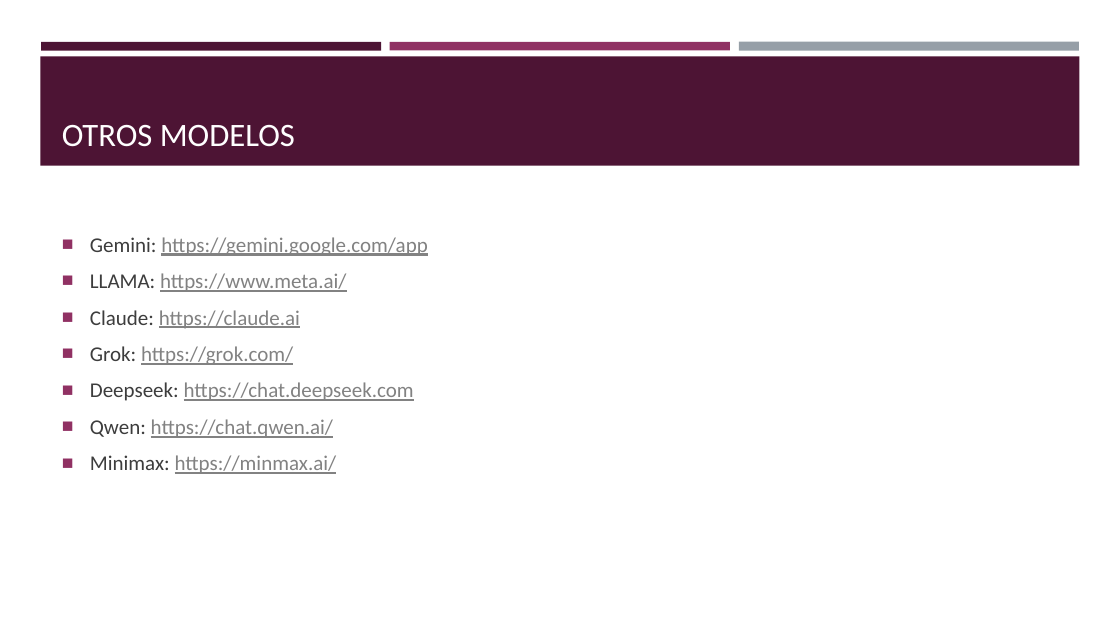
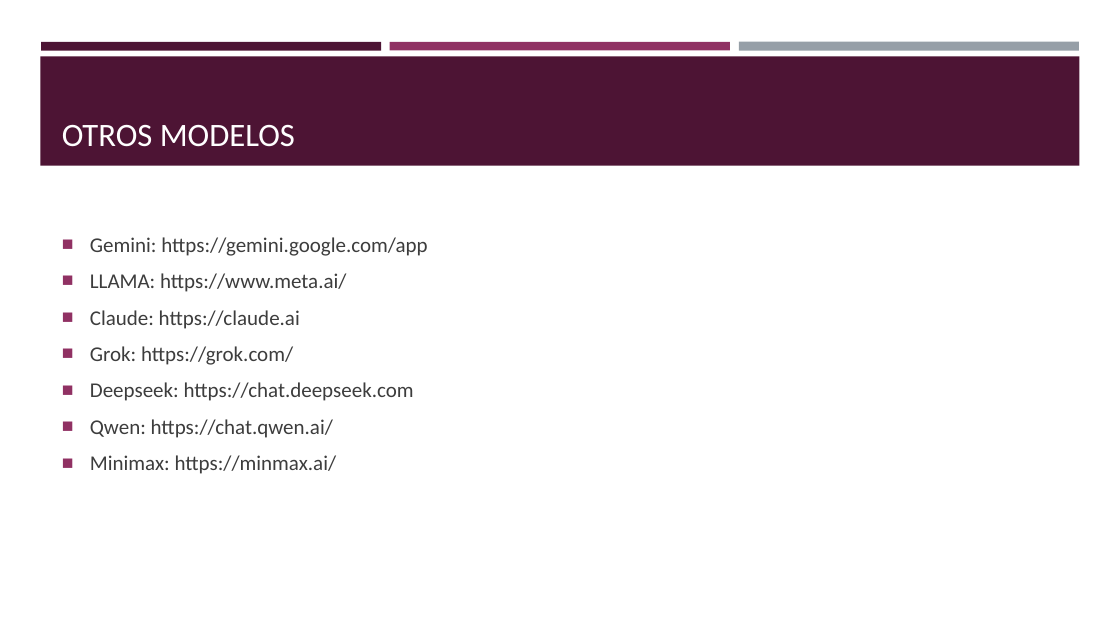
Before and after one commit to jmchema/curso_chatgpt, a slide deck: slide 27 of Introducción a chatgpt.pptx. Drawn at 1120x630 pixels with LibreOffice and Linux fonts; fonts in the diff are those of the drawing. Boxes give left, top, right and bottom in pixels: in the first picture for what was removed or moved away, otherwise in the second. Text is boxed around its words. In the diff, an @@ line names an element or a change of style, - is before the commit and + after.

```diff
--- a/Introducción a chatgpt.pptx
+++ b/Introducción a chatgpt.pptx
@@ text "Gemini: https://gemini.google.com/app" at <box>90,237,427,474</box>: text colour #828282 to #3D3D3D, underline off in "https://gemini.google.com/app", "https://www.meta.ai/", "https://claude.ai", "https://grok.com/" and 3 more places @@
```
Also in this commit, not shown: 5 other slides changed, 1 other file.
